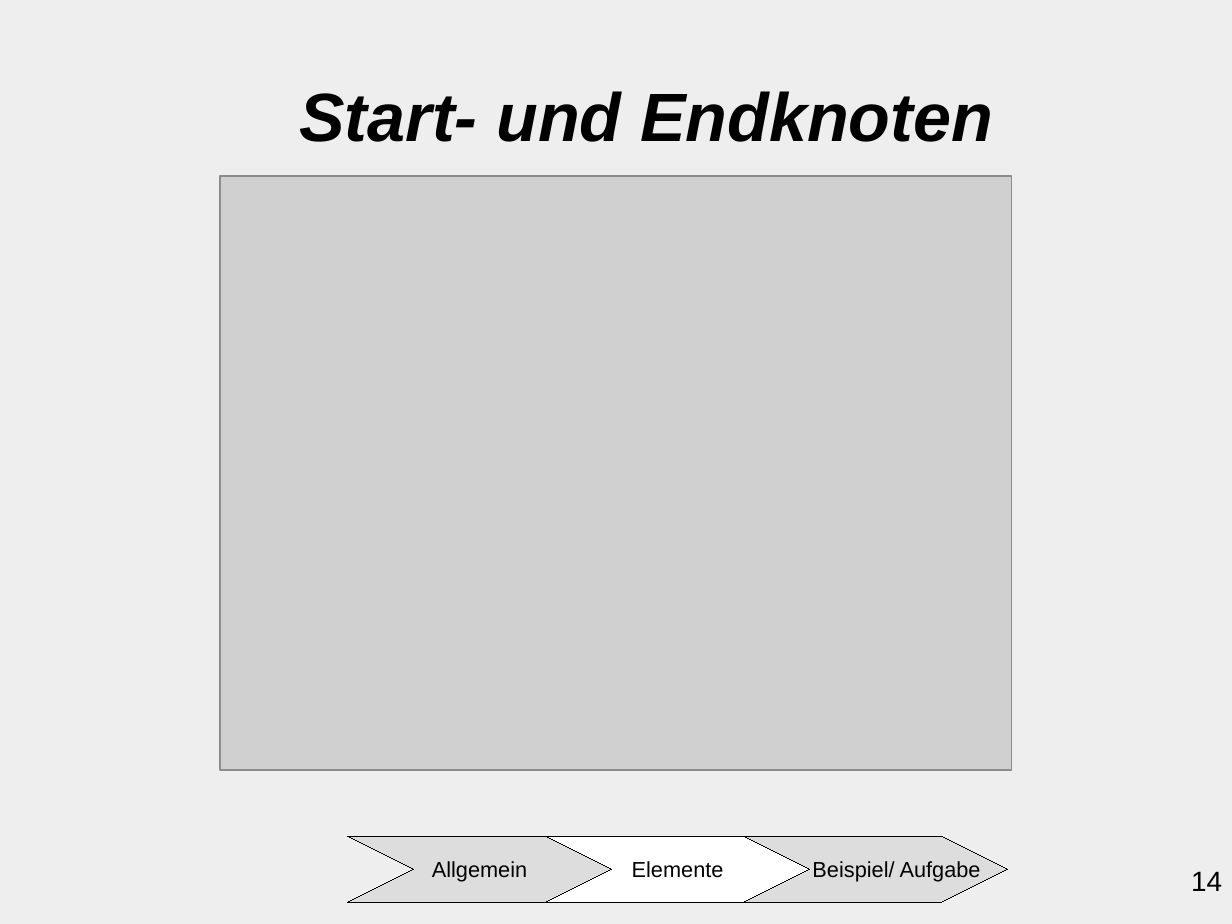
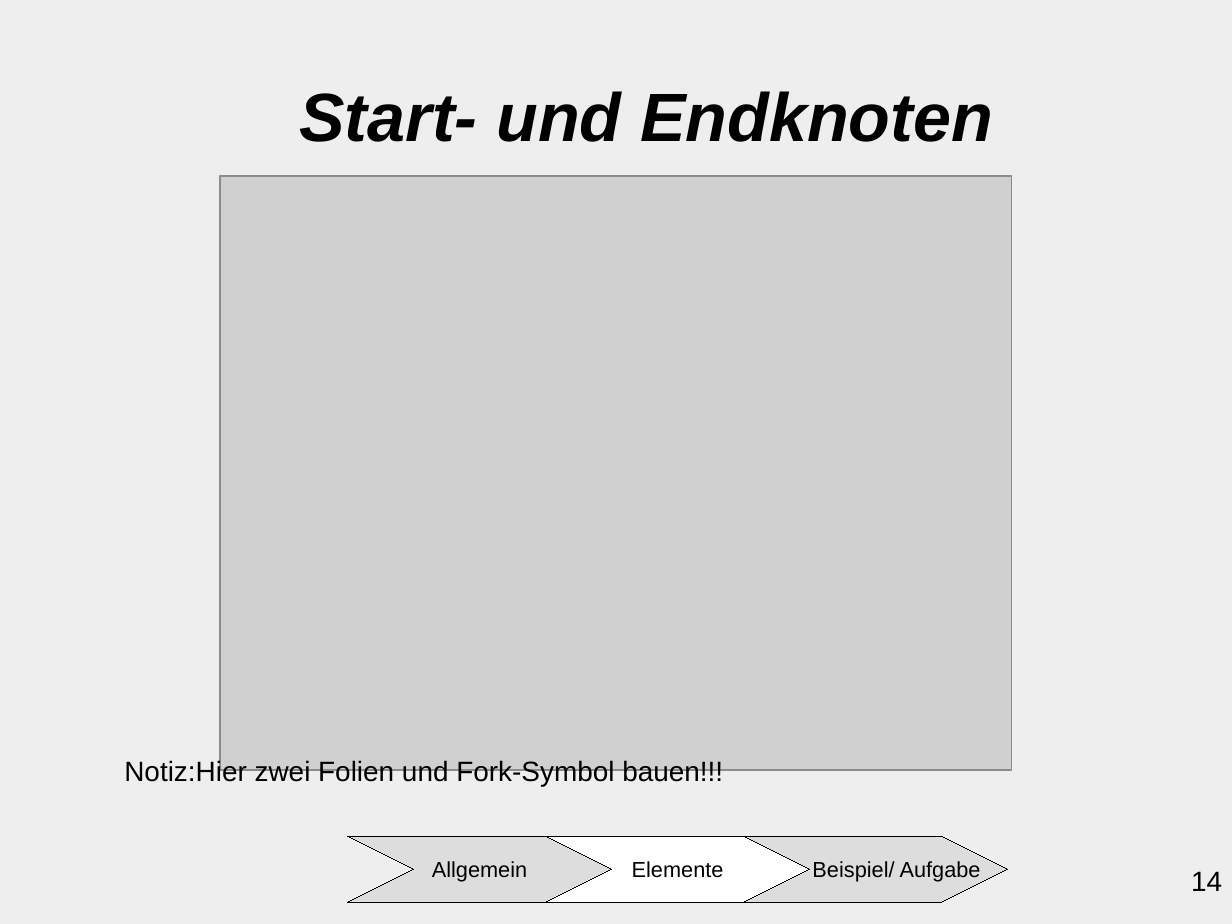
Before and after one commit to ChristianMarzianGithub/VortragAktivitaetsdiagramm, a slide deck: slide 14 of Präsentation Aktivitätsdiagramm/main/AktivitaetsdiagrammCM.odp. Drawn at 1232x924 pixels with LibreOffice and Linux fonts; fonts in the diff are those of the drawing; grey boxes stand for pictures. Boxes give left, top, right and bottom in pixels: in the first picture for what was removed or moved away, otherwise in the second. Text is boxed around its words. In the diff, an @@ line names an element or a change of style, - is before the commit and + after.

```diff
--- a/Präsentation Aktivitätsdiagramm/main/AktivitaetsdiagrammCM.odp
+++ b/Präsentation Aktivitätsdiagramm/main/AktivitaetsdiagrammCM.odp
@@ text added at <box>124,759,723,786</box>, 18 pt, text #000000 @@
+Notiz:Hier zwei Folien und Fork-Symbol bauen!!!
```
Also in this commit, not shown: 11 other slides changed.
